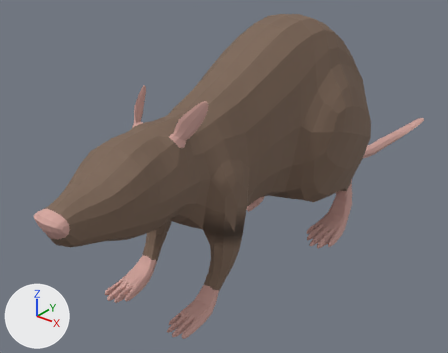
The glTF model godot/assets/models/characters/rat_mother.glb, before and after one commit.
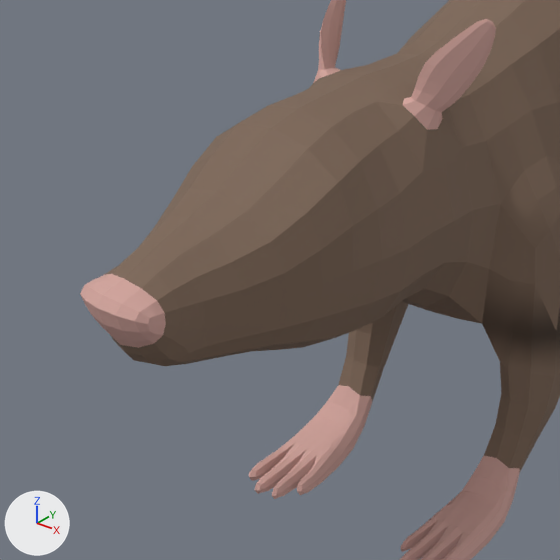
Each version appears first whole from a 50 mm camera at (0.241, -0.305, 0.254) aimed at (-0.039, 0.045, 0.037), and next in a close-up on the part from 0% to 53% of the width and 26% to 93% of the height. The lights are fixed; the arrows at lower left show +X, +Y and +Z. The older version's two pictures come first. Where no turn or scale is listed for an object, it has been applied to the vertices. Vertices at exactly the same position are counted once.

The older version as bpy lines, for what is in view:
```python
me_rat = bpy.data.meshes.new('Rat')
me_rat.from_pydata(...)  # 1998 vertices, 4004 faces; spans x -0.054..0.054, y -0.151..0.359, z -0.001..0.166
# faces by material slot: [1460, 2544]
me_rat.materials.append(mat_grey)  # brown #7c6555
me_rat.materials.append(mat_pink)  # pink #d1a39b
ob_rat = bpy.data.objects.new('Rat', me_rat)
ob_rat.location = (0.0, 0.0, 0.0002)
```
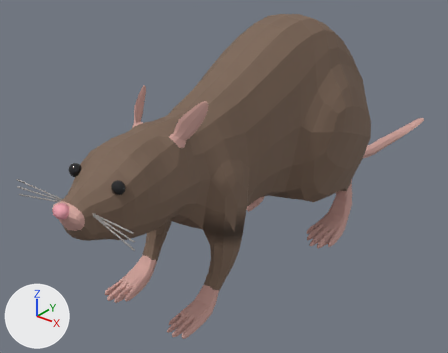
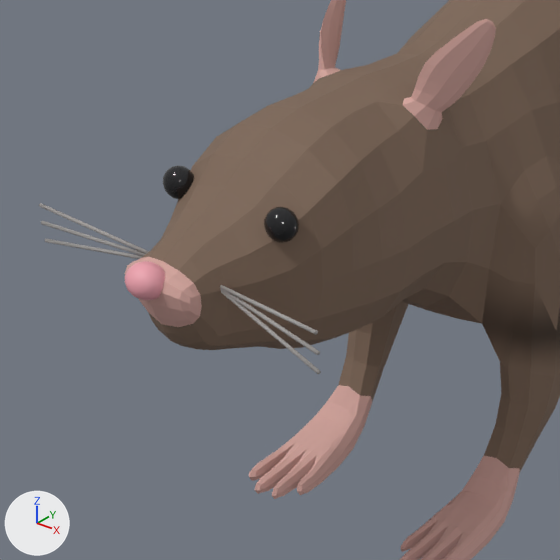
Location of each change, [x1, y1, x2, y2] in pixels of the close-ups (560 x 560 px; the box of a moved part takes in the faces that stretch with it):
'Rat', reshaped
    before: [80, 0, 560, 560]
    after: [39, 0, 560, 560]
part 1 of me_rat, added (black)
    after: [163, 166, 194, 199]
part 2 of me_rat, added (black)
    after: [264, 207, 299, 242]
part 3 of me_rat, added (pink)
    after: [125, 261, 165, 300]
part 4 of me_rat, added
    after: [45, 239, 143, 259]
part 5 of me_rat, added
    after: [41, 221, 146, 256]
part 6 of me_rat, added
    after: [39, 203, 149, 254]
part 7 of me_rat, added
    after: [221, 291, 321, 374]
part 8 of me_rat, added
    after: [220, 289, 320, 355]
part 9 of me_rat, added
    after: [220, 285, 318, 335]
part 10 of me_rat, moved or reshaped
    before: [80, 154, 323, 366]
    after: [125, 154, 323, 350]

Edits to the bpy script that builds the scene:
```text
Add mat_eye:
    mat_eye = principled_material('Eye')
    mat_eye.base_color = (0.01, 0.01, 0.012)  # black #19191d
    mat_eye.roughness = 0.15
Add mat_whisker:
    mat_whisker = principled_material('Whisker')
    mat_whisker.base_color = (0.35, 0.33, 0.32)  # grey #a09b99
    mat_whisker.roughness = 0.6
Add mat_nosepink:
    mat_nosepink = principled_material('NosePink')
    mat_nosepink.base_color = (0.85, 0.36, 0.42)  # pink #eda2ad
Change me_rat:
    used by ob_rat; location = (0.0, 0.0, 0.0002)
    remove me_rat.from_pydata(...)  # 1998 vertices, 4004 faces; spans x -0.054..0.054, y -0.151..0.359, z -0.001..0.166
    add me_rat.from_pydata(...)  # 2628 vertices, 5228 faces; spans x -0.054..0.054, y -0.143..0.359, z -0.001..0.166
    me_rat part 1: a new loose piece, a UV sphere (16 segments, 10 rings, poles along z) spanning x -0.0213..-0.0133, y -0.1174..-0.1102, z 0.1035..0.1115, in mat_eye (black #19191d)
    me_rat part 2: a new loose piece, a UV sphere (16 segments, 10 rings, poles along z) spanning x 0.0133..0.0213, y -0.1174..-0.1102, z 0.1035..0.1115, in mat_eye (black #19191d)
    me_rat part 3: a new loose piece, a UV sphere (16 segments, 10 rings, poles along z) spanning x -0.0051..0.0051, y -0.1425..-0.1338, z 0.0939..0.1021, in mat_nosepink (pink #eda2ad)
    me_rat part 4: a new loose piece of 32 vertices spanning x -0.047..-0.007, y -0.133..-0.126, z 0.09..0.096, in mat_whisker (grey #a09b99)
    me_rat part 5: a new loose piece of 32 vertices spanning x -0.047..-0.007, y -0.133..-0.126, z 0.095..0.096, in mat_whisker (grey #a09b99)
    me_rat part 6: a new loose piece of 32 vertices spanning x -0.047..-0.007, y -0.133..-0.126, z 0.095..0.1, in mat_whisker (grey #a09b99)
    me_rat part 7: a new loose piece of 32 vertices spanning x 0.007..0.047, y -0.133..-0.126, z 0.09..0.096, in mat_whisker (grey #a09b99)
    me_rat part 8: a new loose piece of 32 vertices spanning x 0.007..0.047, y -0.133..-0.126, z 0.095..0.096, in mat_whisker (grey #a09b99)
    me_rat part 9: a new loose piece of 32 vertices spanning x 0.007..0.047, y -0.133..-0.126, z 0.095..0.1, in mat_whisker (grey #a09b99)
    me_rat part 10
    41 vertices in x -0.011..0.011, y -0.149..-0.144, z 0.084..0.1 move by (0.0, 0.011, 0.0)
    24 vertices in x -0.011..0.011, y -0.145..-0.142, z 0.081..0.101 move by (0.0, 0.01, 0.0)
    22 vertices in x -0.011..0.011, y -0.142..-0.139, z 0.078..0.103 move by (0.0, 0.009, 0.0)
    12 vertices in x -0.012..0.012, y -0.134..-0.133, z 0.08..0.104 move by (0.0, 0.007, 0.0)
    11 vertices in x -0.019..0.019, y -0.118..-0.116, z 0.078..0.112 move by (0.0, 0.002, 0.0)
    10 vertices in x -0.016..0.016, y -0.127..-0.125, z 0.074..0.108 move by (0.0, 0.005, 0.0)
    30 vertices move from x -0.019..0.019, y -0.151..-0.112, z 0.07..0.106 to x -0.019..0.019, y -0.139..-0.111, z 0.07..0.106
    add me_rat.materials.append(mat_eye)  # black #19191d
    add me_rat.materials.append(mat_whisker)  # grey #a09b99
    add me_rat.materials.append(mat_nosepink)  # pink #eda2ad
```
